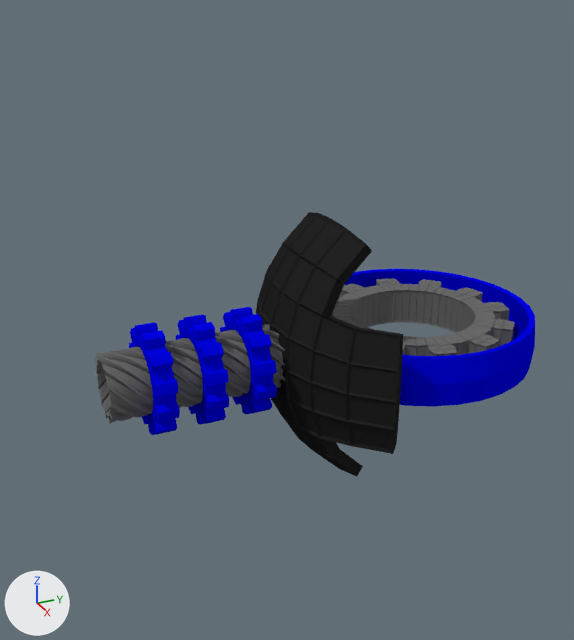
One commit to the Blender file Cyberspace/Assets/Models/Enemies/Gearmos.blend: the scene before it, then after it.
Rendered twice from a camera (50 mm lens) standing at (6.97, -4.69, 3.6) and looking at (-4.5, 0.49, -1.7). Arrows for +X, +Y and +Z are at lower left; the lights stay in place.

The first picture shows 'Armor', 'Gear', 'Gun', 'Small Gear', 'Small Gear.001', 'Small Gear.002', 'Weak Spot'.
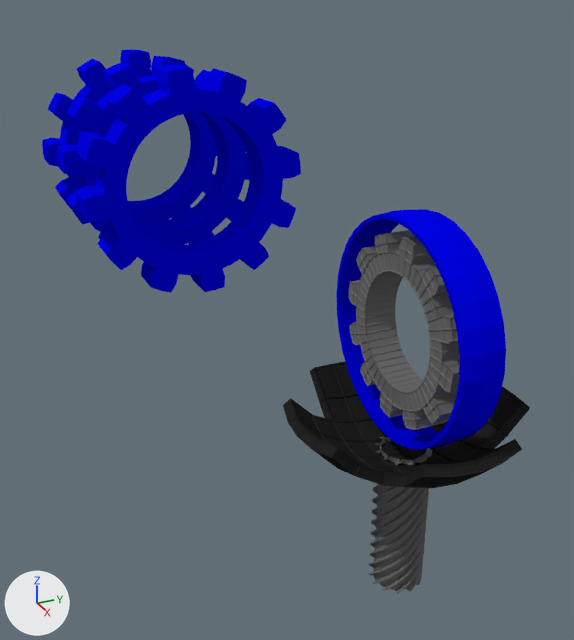
Where the newer file only moved an object's origin or applied its transform, the numbers keep the older frame.

What changed in the scene script:
```text
Change me_sphere:
    where me_sphere.from_pydata(...)  # 96 vertices, 64 faces; spans x -1.0..1.0, y -1.0..1.0, z -0.2..0.2
    used by ob_weak_spot; parent = ob_gearmos; location = (0.0, 0.0, 0.0); rotation_euler = (0.0, 3.142, 1.571), in degrees (0, 180, 90); scale = (1.35, 1.35, 1.35)
    me_sphere part 1: the whole mesh is multiplied about its middle by the matrix ((0.0, -1.35, 0.0), (0.0, 0.0, 1.35), (-1.35, 0.0, 0.0))
Change me_gear:
    where me_gear.from_pydata(...)  # 336 vertices, 336 faces; spans x -1.09..1.09, y -1.09..1.09, z -0.2..0.2
    used by ob_gear; parent = ob_weak_spot; location = (0.0, 0.0, 0.0)
    me_gear part 2: the whole mesh is multiplied about its middle by the matrix ((0.928, 0.372, 0.0), (0.0, 0.0, -1.0), (-0.372, 0.928, 0.0))
Change me_roundcube:
    where me_roundcube.from_pydata(...)  # 65 vertices, 48 faces; spans x 1.0..1.75, y -1.39..1.39, z -1.39..1.39
    used by ob_armor; parent = ob_gearmos; location = (0.0, 0.0, 0.0); rotation_euler = (0.0, 3.142, 1.571), in degrees (0, 180, 90)
    me_roundcube part 3: the whole mesh is multiplied about the mesh origin by the matrix ((0.0, -1.0, 0.0), (0.0, 0.0, 1.0), (-1.0, 0.0, 0.0))
Change me_worm_gear_001:
    where me_worm_gear_001.from_pydata(...)  # 9216 vertices, 9216 faces; spans x -1.37..1.38, y -1.38..1.38, z 6.21..13.99
    used by ob_gun; parent = ob_armor; location = (0.0, 0.0, 0.0); rotation_euler = (0.0, 3.142, 0.0), in degrees (0, 180, 0); scale = (0.25, 0.25, 0.25)
    me_worm_gear_001 part 4: the whole mesh is multiplied about the mesh origin by the matrix ((0.0, -0.25, 0.0), (-0.25, 0.0, 0.0), (0.0, 0.0, -0.25))
Change me_gear_003:
    where me_gear_003.from_pydata(...)  # 336 vertices, 336 faces; spans x -1.09..1.09, y -1.09..1.09, z -0.2..0.2
    used by ob_small_gear_002; parent = ob_gun; location = (0.0, 0.0, -3.0); rotation_euler = (0.0, 3.142, 0.0), in degrees (0, 180, 0); scale = (0.5, 0.5, 0.5)
    me_gear_003 part 5: the whole mesh is multiplied about its middle by the matrix ((0.0, 0.0, -1.0), (-0.69, 0.724, 0.0), (0.724, 0.69, 0.0)), then moved by (-6.0, 0.0, -6.0)
Change me_gear_002:
    where me_gear_002.from_pydata(...)  # 336 vertices, 336 faces; spans x -1.09..1.09, y -1.09..1.09, z -0.2..0.2
    used by ob_small_gear_001; parent = ob_gun; location = (0.0, 0.0, -2.5); rotation_euler = (0.0, 3.142, 0.0), in degrees (0, 180, 0); scale = (0.5, 0.5, 0.5)
    me_gear_002 part 6: the whole mesh is multiplied about its middle by the matrix ((0.0, 0.0, -1.0), (0.372, 0.928, 0.0), (0.928, -0.372, 0.0)), then moved by (-5.0, 0.0, -5.0)
Change me_gear_001:
    where me_gear_001.from_pydata(...)  # 336 vertices, 336 faces; spans x -1.09..1.09, y -1.09..1.09, z -0.2..0.2
    used by ob_small_gear; parent = ob_gun; location = (0.0, 0.0, -2.0); rotation_euler = (0.0, 3.142, 0.0), in degrees (0, 180, 0); scale = (0.5, 0.5, 0.5)
    me_gear_001 part 7: the whole mesh is multiplied about its middle by the matrix ((0.0, 0.0, -1.0), (-0.372, 0.928, 0.0), (0.928, 0.372, 0.0)), then moved by (-4.0, 0.0, -4.0)
Change ob_weak_spot:
    ob_weak_spot.rotation_euler: (0.0, 3.142, 1.571) -> (0.0, 0.0, 0.0)  # degrees (0, 180, 90) -> degrees (0, 0, 0)
    ob_weak_spot.scale: (1.35, 1.35, 1.35) -> (1.0, 1.0, 1.0)
Change ob_gear:
    remove ob_gear.matrix_parent_inverse = Matrix(((0.0, -0.741, 0.0, 0.0), (-0.741, 0.0, 0.0, 0.0), (0.0, 0.0, -0.741, 0.0), (0.0, 0.0, 0.0, 1.0)))
Change ob_armor:
    ob_armor.rotation_euler: (0.0, 3.142, 1.571) -> (0.0, 0.0, 0.0)  # degrees (0, 180, 90) -> degrees (0, 0, 0)
Change ob_gun:
    remove ob_gun.matrix_parent_inverse = Matrix(((0.0, 0.0, -1.0, 0.0), (0.0, 1.0, 0.0, 0.0), (1.0, 0.0, 0.0, 0.0), (0.0, 0.0, 0.0, 1.0)))
    ob_gun.rotation_euler: (0.0, 3.142, 0.0) -> (0.0, 0.0, 0.0)  # degrees (0, 180, 0) -> degrees (0, 0, 0)
    ob_gun.scale: (0.25, 0.25, 0.25) -> (1.0, 1.0, 1.0)
```

Boxes (x1, y1, x2, y2) around the edits, measured in the pictures (574 x 640 px):
'Armor', reshaped, turned: before (256, 212, 403, 477); after (283, 361, 530, 488)
'Small Gear', reshaped (290% wider, 113% taller): before (220, 307, 277, 414); after (76, 64, 301, 293)
'Weak Spot', reshaped, turned, rescaled: before (344, 269, 535, 407); after (336, 209, 506, 449)
'Gear', reshaped, moved: before (331, 279, 515, 356); after (348, 230, 460, 430)
'Gun', reshaped, turned, moved, rescaled: before (95, 324, 285, 423); after (369, 437, 432, 594)
'Small Gear.001', reshaped: before (175, 314, 229, 425); after (57, 56, 250, 245)
'Small Gear.002', reshaped: before (129, 322, 180, 435); after (42, 49, 217, 231)
